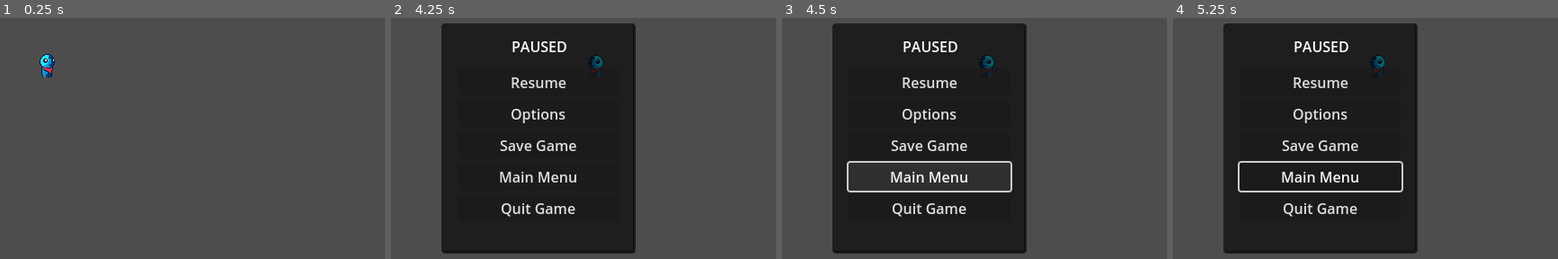
Above: before the commit, frames 1-4 (left to right).
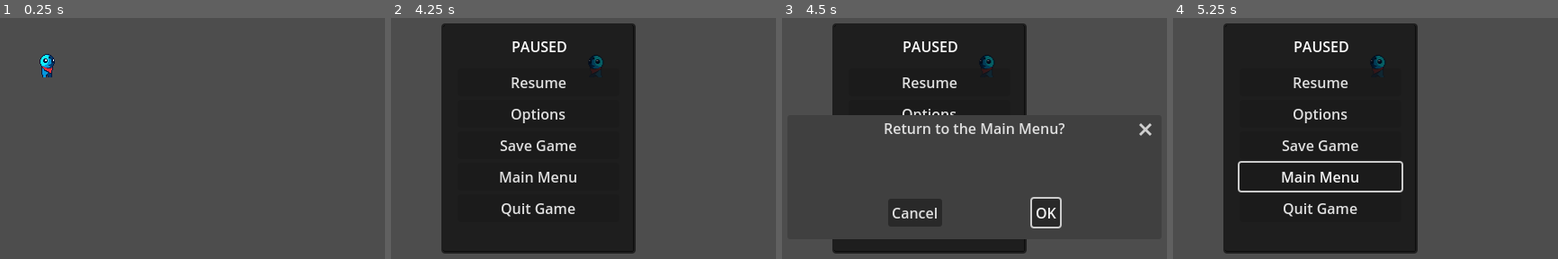
Above: after the commit, the same moments.

Repository: jozeni00/rolo_project
Game: Godot game, scene res://main/main.tscn
Two runs of this game, one before a commit and one after it. Both use one fixed random seed, a clock stepped at 60 frames per second and the inputs below.
Inputs (mouse positions are in pixels of both pictures, inside the frame that each line leads up to):
- Up to frame 1 (0.25 s): no input
- Up to frame 2 (4.25 s): tap Enter at 0.5 s; move the mouse to (725, 167) at 0.52 s; press the mouse at (725, 167) at 0.53 s; hold Right (Right) 0.53-1.28 s; move the mouse to (452, 210) at 1.27 s; release the mouse at (452, 210) at 1.28 s; hold Down (Down) 1.28-2.03 s; tap Shift (Dodge) at 1.35 s; move the mouse to (648, 92) at 2.02 s; hold Right (Right) 2.03-2.78 s; hold F (Interact) 2.03-2.78 s; move the mouse to (outside the picture) at 2.77 s; hold Up (Up) 2.78-3.53 s; right-click (outside the picture) at 2.85 s; click (outside the picture) at 2.92 s; move the mouse to (outside the picture) at 3.52 s; press the mouse at (outside the picture) at 3.53 s; hold Left (Left) from 3.53 s (still down); tap P (Pause) at 4.15 s
- Up to frame 3 (4.5 s): release Left (Left) at 4.25 s; release the mouse at (outside the picture) at 4.25 s; click "Main Menu" at 4.25 s
- Up to frame 4 (5.25 s): click (1438, 213) at 5 s, where only the run after the commit has a clickable "OK"

Frames 1-2 are identical in both runs. In frame 3, 22% of the frame differs, in the area x 13-97%, y 40-92%; in frame 4, nothing differs.

Commit message:
Added Confirmation Dialogue for game-ending options
Confirmation Dialogues were added for the Quit and Main Menu buttons of the pause screen

Diff:
--- a/pause/confirm_box.tscn
+++ b/pause/confirm_box.tscn
@@ -1,6 +1,4 @@
-[gd_scene load_steps=2 format=3 uid="uid://dpc1nndulm64w"]
-
-[ext_resource type="Script" path="res://pause/confirm_box.gd" id="1_m4i5i"]
+[gd_scene format=3 uid="uid://dpc1nndulm64w"]
 
 [node name="ConfirmBox" type="Control"]
 layout_mode = 3
@@ -11,7 +9,6 @@
 offset_bottom = -217.0
 grow_horizontal = 2
 grow_vertical = 2
-script = ExtResource("1_m4i5i")
 
 [node name="GraphFrame" type="GraphFrame" parent="."]
 layout_mode = 0
--- a/pause/pause_menu.gd
+++ b/pause/pause_menu.gd
@@ -1,7 +1,6 @@
 extends Control
 
 	#pass
-
 
 
 func _on_resume_pressed() -> void:
@@ -15,7 +14,10 @@
 
 
 func _on_quit_pressed() -> void:
-	get_tree().quit()
+	#$ConfirmationDialog.popup_center()
+	$GraphFrame/MarginContainer/VBoxContainer/quitConfirm.popup_centered()
+
+
 
 
 func _on_options_pressed() -> void:
@@ -23,4 +25,17 @@
 
 
 func _on_main_menu_pressed() -> void:
+	$GraphFrame/MarginContainer/VBoxContainer/mainConfirm.popup_centered()
+	#print("Really return to the Main Menu?") # Replace with function body.
+
+
+
+
+func _on_quit_confirm_confirmed() -> void:
+	get_tree().quit()
+	#pass # Replace with function body.
+
+
+func _on_main_confirm_confirmed() -> void:
 	print("Really return to the Main Menu?") # Replace with function body.
+	#pass # Replace with function body.
--- a/pause/pause_menu.tscn
+++ b/pause/pause_menu.tscn
@@ -1,7 +1,6 @@
-[gd_scene load_steps=3 format=3 uid="uid://wxb4le0tibcc"]
+[gd_scene load_steps=2 format=3 uid="uid://wxb4le0tibcc"]
 
 [ext_resource type="Script" uid="uid://bddwwm27tbgvt" path="res://pause/pause_menu.gd" id="1_ytbj3"]
-[ext_resource type="Script" uid="uid://gkeivg3kn6xe" path="res://pause/defaultButton.gd" id="2_8pr2g"]
 
 [node name="Pause_Menu" type="Control"]
 layout_mode = 3
@@ -30,7 +29,6 @@
 [node name="Resume" type="Button" parent="GraphFrame/MarginContainer/VBoxContainer"]
 layout_mode = 2
 text = "Resume"
-script = ExtResource("2_8pr2g")
 
 [node name="Options" type="Button" parent="GraphFrame/MarginContainer/VBoxContainer"]
 layout_mode = 2
@@ -48,6 +46,16 @@
 layout_mode = 2
 text = "Quit Game"
 
+[node name="quitConfirm" type="ConfirmationDialog" parent="GraphFrame/MarginContainer/VBoxContainer"]
+title = "Truly Quit the Game?"
+size = Vector2i(400, 100)
+ok_button_text = "Yes"
+cancel_button_text = "No"
+
+[node name="mainConfirm" type="ConfirmationDialog" parent="GraphFrame/MarginContainer/VBoxContainer"]
+title = "Return to the Main Menu?"
+size = Vector2i(400, 100)
+
 [node name="PAUSED" type="Label" parent="."]
 layout_mode = 0
 offset_left = -23.0
@@ -62,3 +70,6 @@
 [connection signal="pressed" from="GraphFrame/MarginContainer/VBoxContainer/Save" to="." method="_on_save_pressed"]
 [connection signal="pressed" from="GraphFrame/MarginContainer/VBoxContainer/Main Menu" to="." method="_on_main_menu_pressed"]
 [connection signal="pressed" from="GraphFrame/MarginContainer/VBoxContainer/Quit" to="." method="_on_quit_pressed"]
+[connection signal="confirmed" from="GraphFrame/MarginContainer/VBoxContainer/quitConfirm" to="." method="_on_confirmation_dialog_confirmed"]
+[connection signal="confirmed" from="GraphFrame/MarginContainer/VBoxContainer/quitConfirm" to="." method="_on_quit_confirm_confirmed"]
+[connection signal="confirmed" from="GraphFrame/MarginContainer/VBoxContainer/mainConfirm" to="." method="_on_main_confirm_confirmed"]
